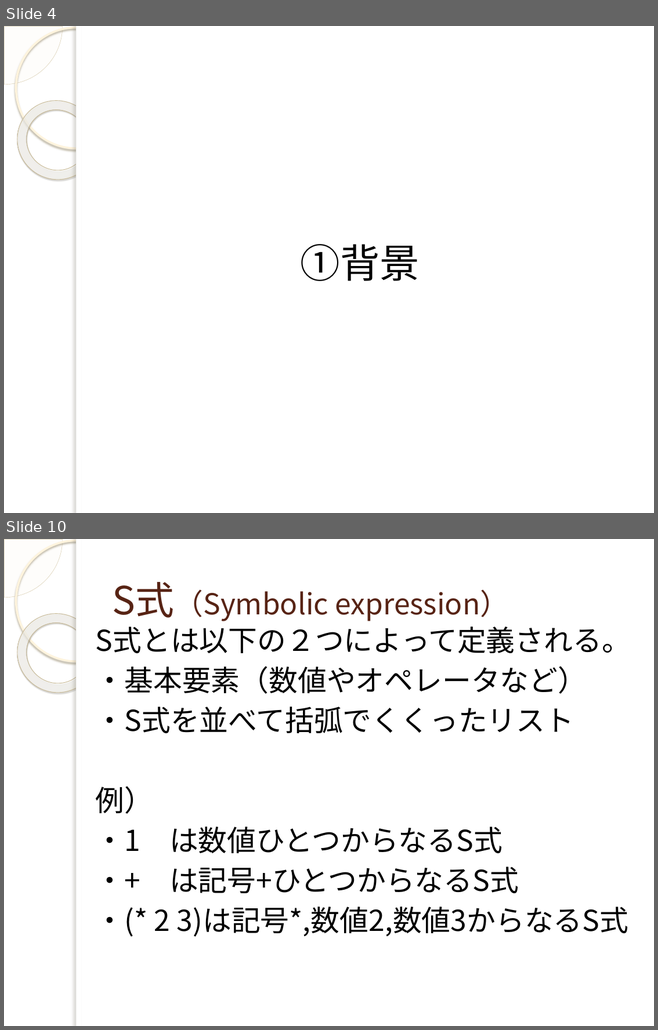
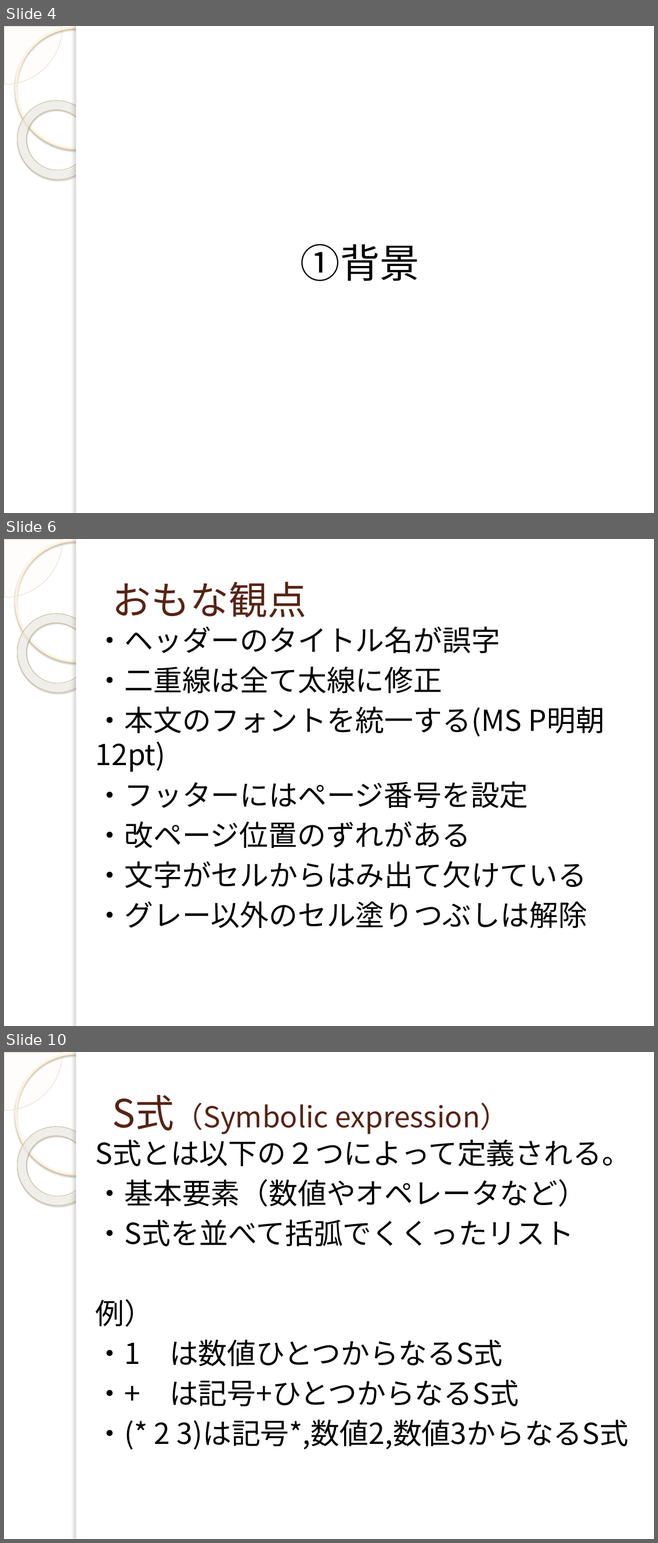
Before and after one commit to yuridonus/FEstudy, a slide deck: hateful_excel.pptx. Shown one above the other, each under a label of ours: slides 4 and 10 before the commit, slides 4, 6 and 10 after it; the slides between them are not shown. The pictures are 658x1030 and 658x1543 pixels, drawn with LibreOffice and Linux fonts; fonts in the diff are those of the drawing; background and template pictures are left out. Boxes give left, top, right and bottom in pixels: in the first picture for what was removed or moved away, otherwise in the second. Text is boxed around its words. In the diff, an @@ line names an element or a change of style, - is before the commit and + after.

```diff
--- a/hateful_excel.pptx
+++ b/hateful_excel.pptx
@@ slide 6 added at (4, 539, 654, 1026), background picture (left out); not listed: 5 template elements that a slide beside it also shows @@
@@ title added at (112, 581, 306, 617), 43 pt, text #572314 @@
+おもな観点
@@ text added at (96, 627, 604, 928), 32 pt, text #000000 @@
+・ヘッダーのタイトル名が誤字
+・二重線は全て太線に修正
+・本文のフォントを統一する(MS P明朝 12pt)
+・フッターにはページ番号を設定
+・改ページ位置のずれがある
+・文字がセルからはみ出て欠けている
+・グレー以外のセル塗りつぶしは解除
```
Also in this commit, not shown: 3 slides changed, 3 other slides added, 4 slides removed, 1 other file.
